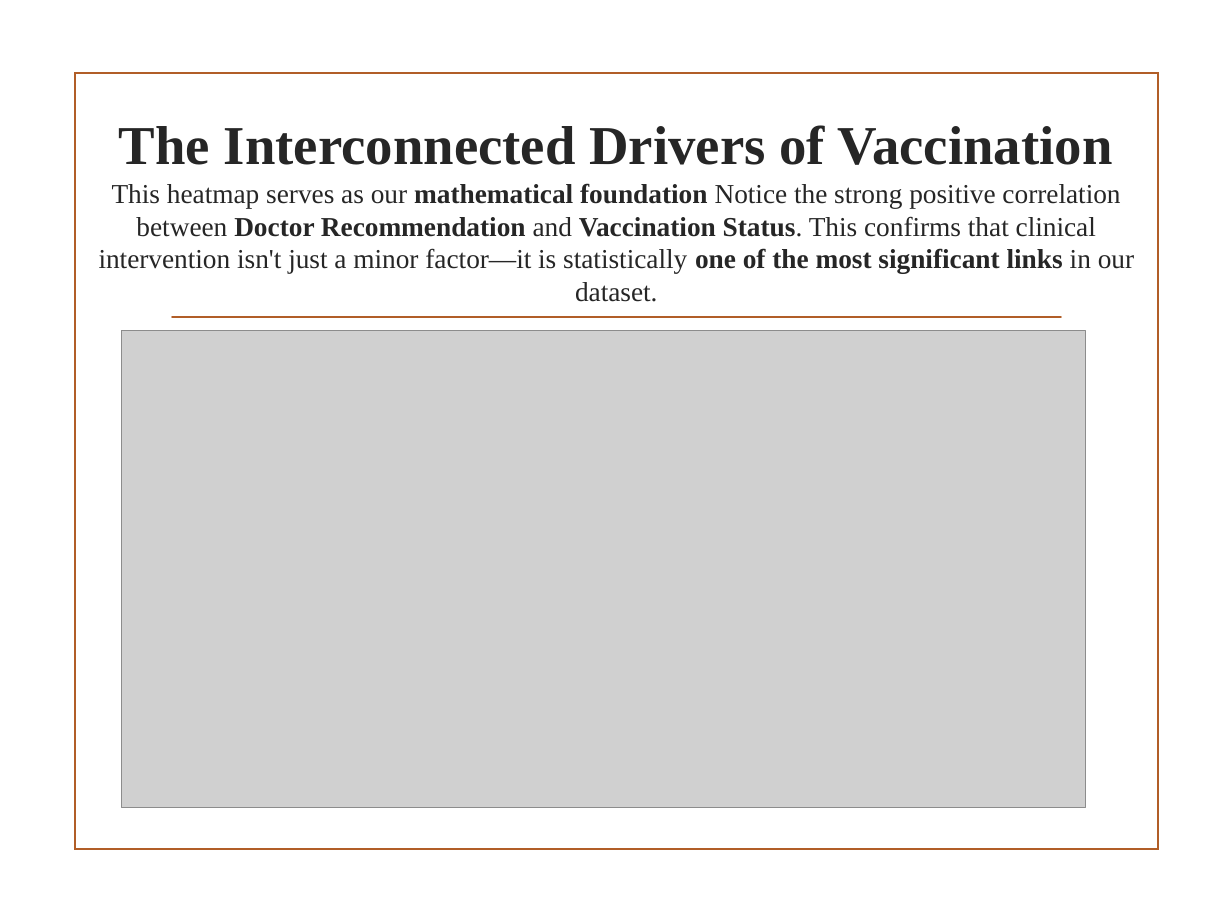
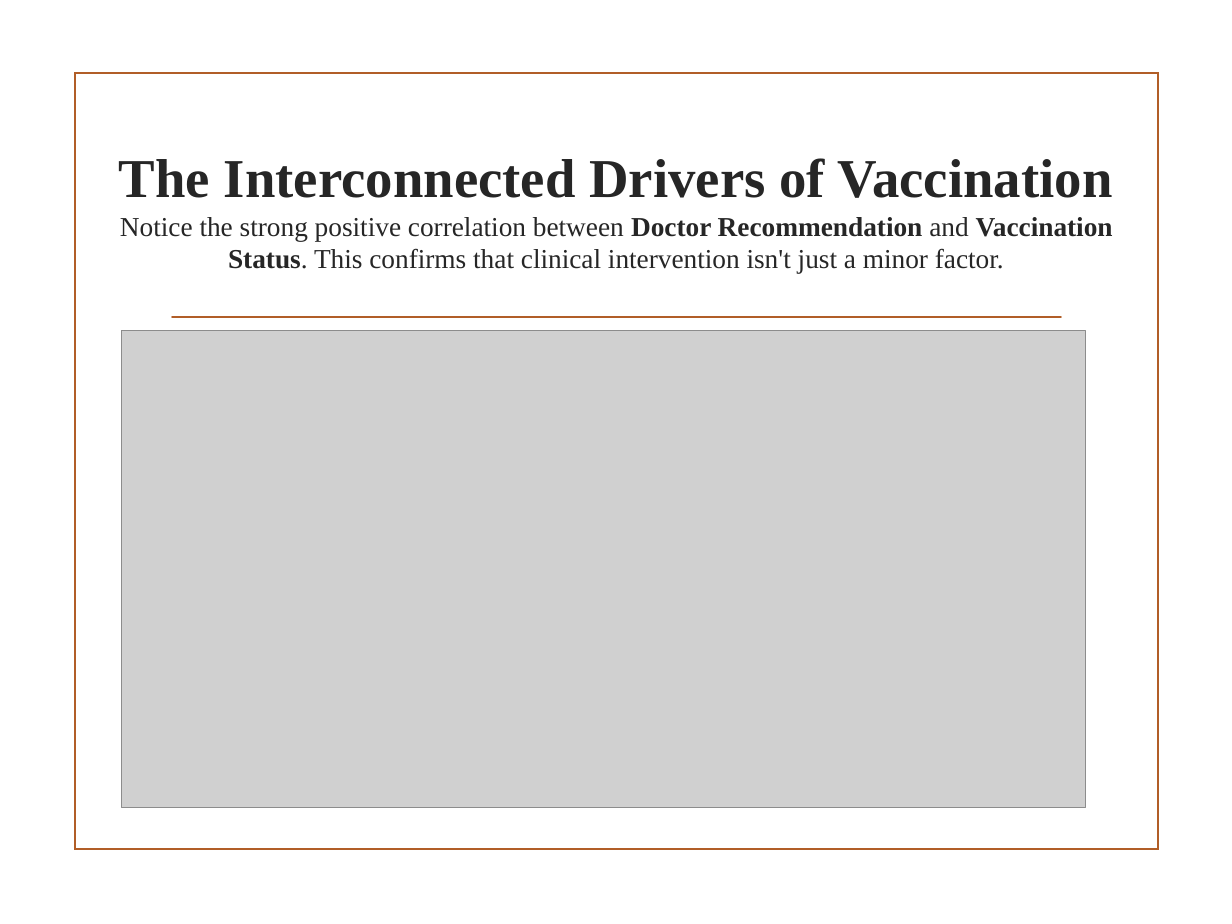
Before and after one commit to abelchol-ship-it/H1N1_2009_Vaccine_Predictive_Project_Abel_Aleu_Chol, a slide deck: slide 13 of PPTX_CSV_Files/H1N1_Vaccine_Predictive_Presentation_Abel_Aleu_Chol.pptx (slide 11 before the commit). Drawn at 1232x924 pixels with LibreOffice and Linux fonts; fonts in the diff are those of the drawing; grey boxes stand for pictures; background and template pictures are left out. Boxes give left, top, right and bottom in pixels: in the first picture for what was removed or moved away, otherwise in the second. Text is boxed around its words. In the diff, an @@ line names an element or a change of style, - is before the commit and + after.

```diff
--- a/PPTX_CSV_Files/H1N1_Vaccine_Predictive_Presentation_Abel_Aleu_Chol.pptx
+++ b/PPTX_CSV_Files/H1N1_Vaccine_Predictive_Presentation_Abel_Aleu_Chol.pptx
@@ title at <box>119,158,1113,274</box>: text changed @@
-The Interconnected Drivers of Vaccination
-This heatmap serves as our mathematical foundation Notice the strong positive correlation between Doctor Recommendation and Vaccination Status. This confirms that clinical intervention isn't just a minor factor—it is statistically one of the most significant links in our dataset.
+The Interconnected Drivers of Vaccination
+Notice the strong positive correlation between Doctor Recommendation and Vaccination Status. This confirms that clinical intervention isn't just a minor factor.
```
Also in this commit, not shown: 10 other slides changed, 2 slides added, 6 other files.
